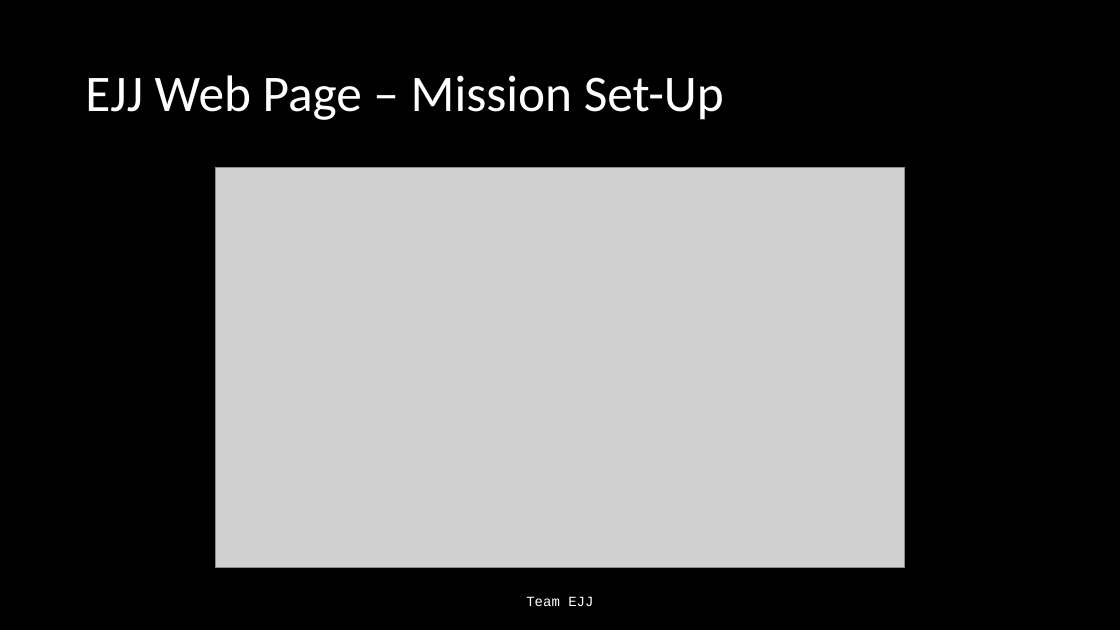
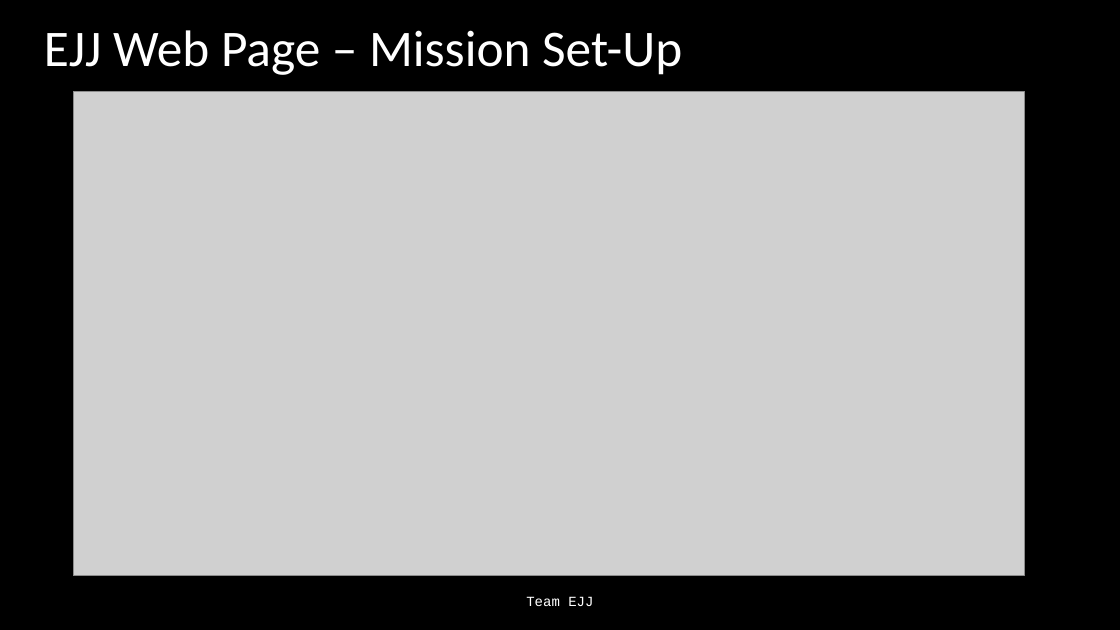
Before and after one commit to Jonathan805/RestrictedPlanning, a slide deck: slide 9 of TeamEJJ.pptx. Drawn at 1120x630 pixels with LibreOffice and Linux fonts; fonts in the diff are those of the drawing; grey boxes stand for pictures. Boxes give left, top, right and bottom in pixels: in the first picture for what was removed or moved away, otherwise in the second. Text is boxed around its words. In the diff, an @@ line names an element or a change of style, - is before the commit and + after.

Commit message:
Updating Powerpoint
Updated powerpoint

```diff
--- a/TeamEJJ.pptx
+++ b/TeamEJJ.pptx
@@ title "EJJ Web Page – Mission ...": place and size @@
-title "EJJ Web Page – Mission ..." at [85,75,724,120]
+title "EJJ Web Page – Mission ..." at [44,30,682,75]
@@ picture: place and size @@
-picture at [215,168,905,568]
+picture at [73,92,1024,576]
```
Also in this commit, not shown: 1 slide added, 1 other file.
